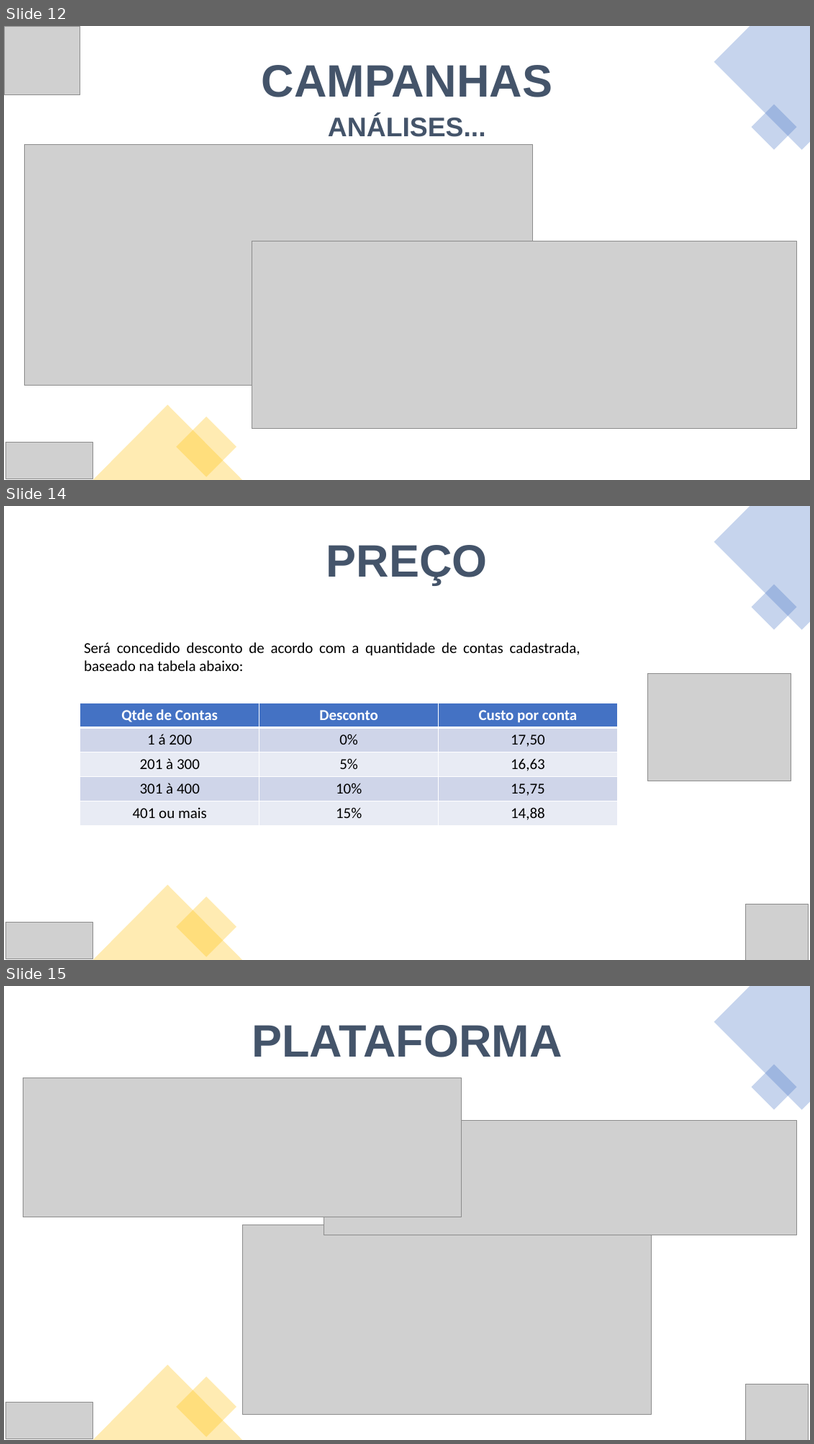
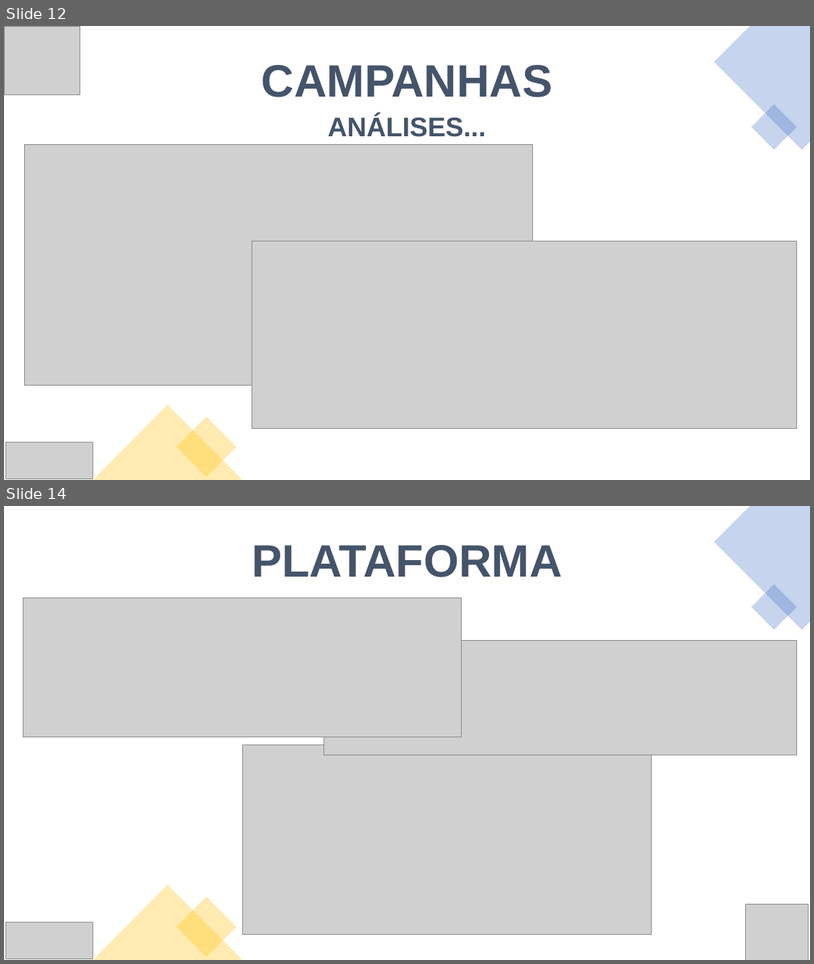
Before and after one commit to jhmiante/jhmiante.github.io, a slide deck: static/data/Apresentação SCC.pptx. Shown one above the other, each under a label of ours: slides 12, 14 and 15 before the commit, slides 12 and 14 after it; the slides between them are not shown. The pictures are 814x1444 and 814x964 pixels, drawn with LibreOffice and Linux fonts; fonts in the diff are those of the drawing; grey boxes stand for pictures. Boxes give left, top, right and bottom in pixels: in the first picture for what was removed or moved away, otherwise in the second. Text is boxed around its words. In the diff, an @@ line names an element or a change of style, - is before the commit and + after.

Commit message:
Preços + SCAI

```diff
--- a/static/data/Apresentação SCC.pptx
+++ b/static/data/Apresentação SCC.pptx
@@ slide 14 removed at (4, 506, 810, 960), background #FFFFFF @@
@@ freeform shape removed at (715, 506, 810, 630) @@
@@ text removed at (327, 545, 488, 584) @@
-PREÇO
@@ rectangle removed at (752, 584, 797, 629) @@
@@ text removed at (84, 642, 581, 671) @@
-Será concedido desconto de acordo com a quantidade de contas cadastrada, baseado na tabela abaixo:
@@ picture removed at (648, 674, 792, 780) @@
@@ table removed at (80, 703, 617, 826), 5 rows, 3 columns @@
-Qtde de Contas | Desconto | Custo por conta
-1 á 200 | 0% | 17,50
-201 à 300 | 5% | 16,63
-301 à 400 | 10% | 15,75
-401 ou mais | 15% | 14,88
@@ triangle removed at (93, 885, 242, 960) @@
@@ rectangle removed at (176, 896, 237, 957) @@
@@ picture removed at (746, 903, 808, 960) @@
@@ picture removed at (6, 922, 93, 959) @@
@@ what was slide 15 is now slide 14 @@
```
Also in this commit, not shown: 1 slide added, 1 other slide removed, 17 other files.
